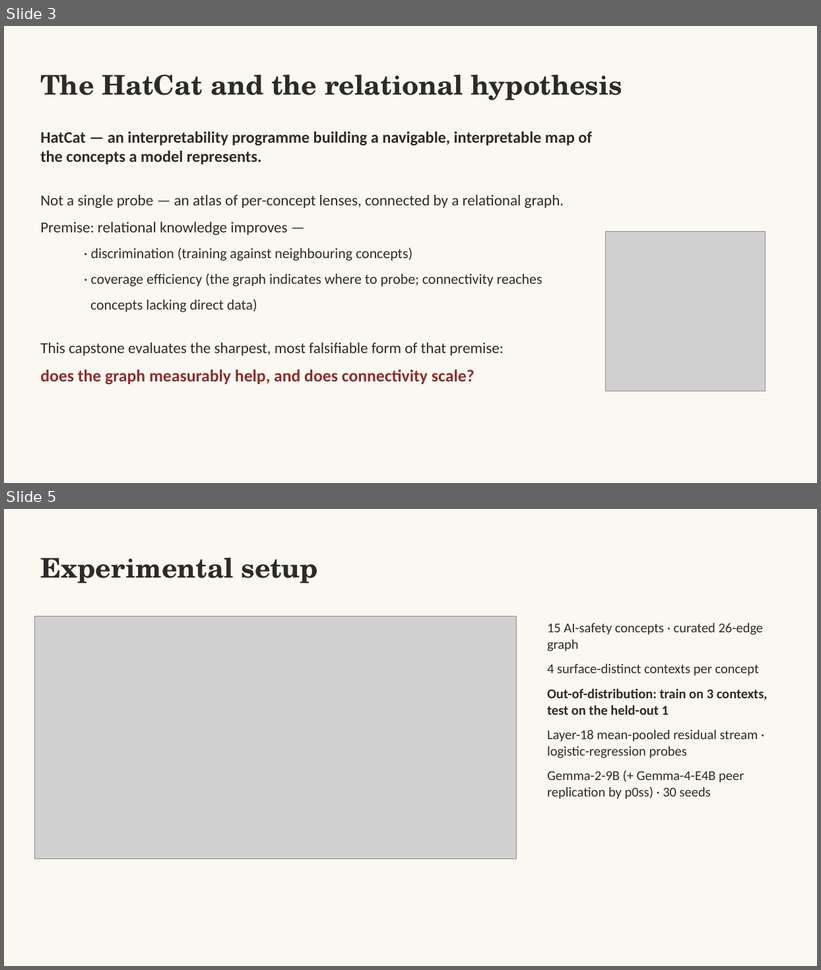
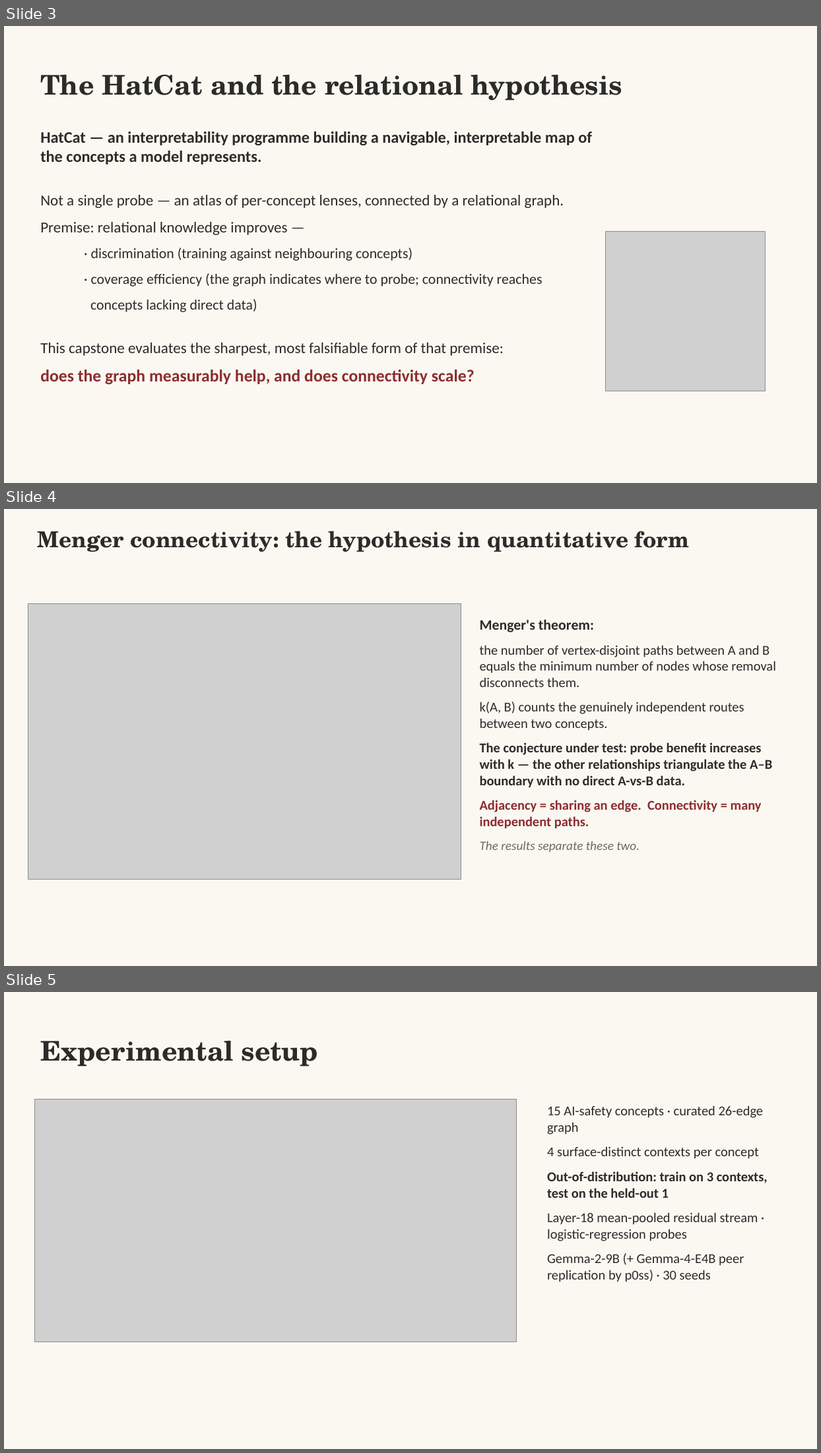
Before and after one commit to magazine233/ARENA_3.0, a slide deck: project/capstone/paper/slides/TALK_10MIN_formal_warm.pptx. Shown one above the other, each under a label of ours: slides 3 and 5 before the commit, slides 3, 4 and 5 after it; the slides between them are not shown. The pictures are 821x970 and 821x1453 pixels, drawn with LibreOffice and Linux fonts; fonts in the diff are those of the drawing; grey boxes stand for pictures. Boxes give left, top, right and bottom in pixels: in the first picture for what was removed or moved away, otherwise in the second. Text is boxed around its words. In the diff, an @@ line names an element or a change of style, - is before the commit and + after.

```diff
--- a/project/capstone/paper/slides/TALK_10MIN_formal_warm.pptx
+++ b/project/capstone/paper/slides/TALK_10MIN_formal_warm.pptx
@@ slide 4 added at <box>4,509,817,966</box>, background #FBF8F2 @@
@@ text added at <box>38,531,690,552</box>, 26 pt, text #2B2B28, bold @@
+Menger connectivity: the hypothesis in quantitative form
@@ picture added at <box>28,603,461,880</box> @@
@@ text added at <box>480,619,776,852</box>, 16 pt, text #2B2B28, bold @@
+Menger's theorem:
+the number of vertex-disjoint paths between A and B equals the minimum number of nodes whose removal disconnects them.
+k(A, B) counts the genuinely independent routes between two concepts.
+The conjecture under test: probe benefit increases with k — the other relationships triangulate the A–B boundary with no direct A-vs-B data.
+Adjacency = sharing an edge. Connectivity = many independent paths.
+The results separate these two.
```
Also in this commit, not shown: 1 other slide added, 2 slides removed, 2 other files.
